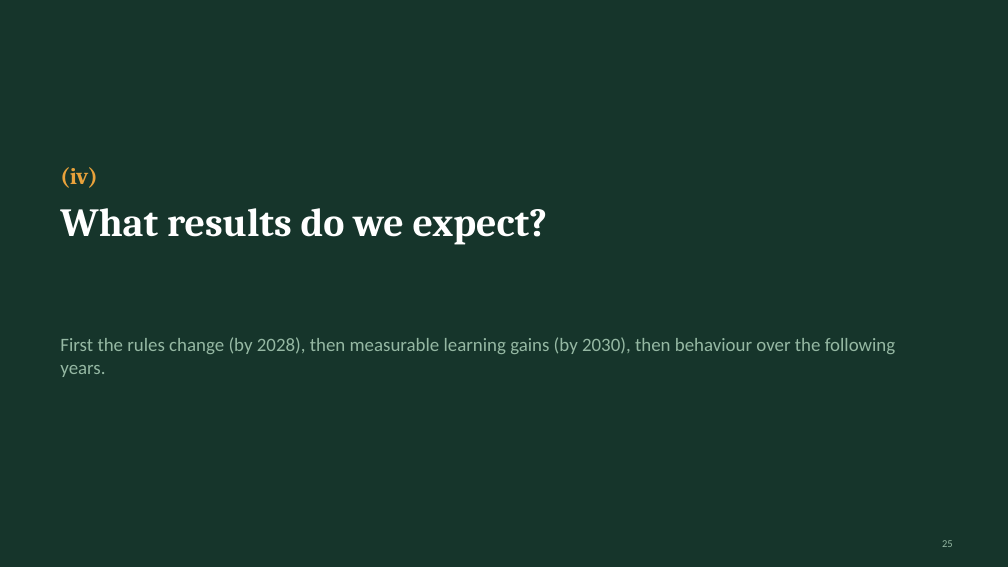
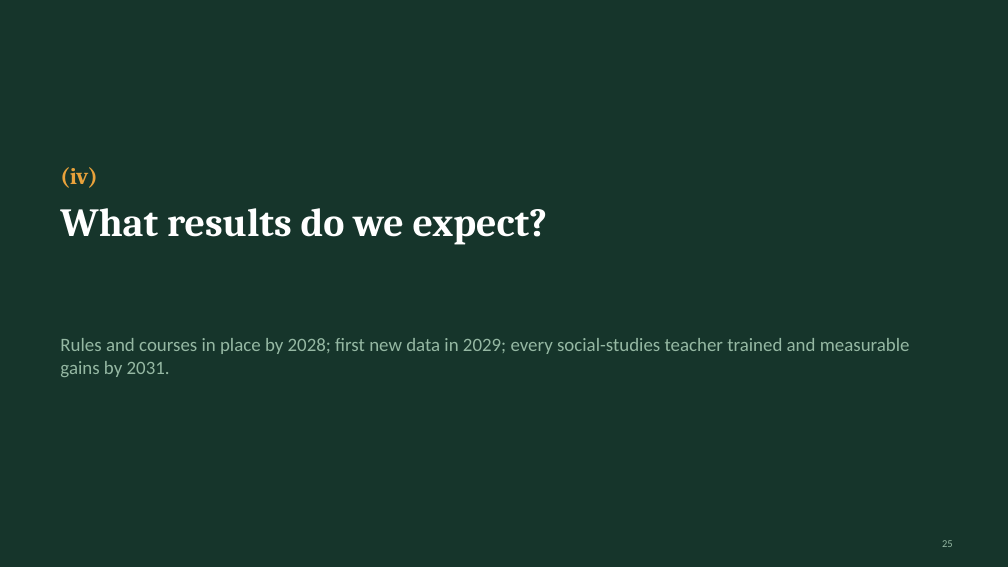
Before and after one commit to ArtisLV890/Elective-Impact-Making-for-the-Competitiveness-and-Data-Driven-Decisions-2026-2027, a slide deck: slide 25 of financial-literacy/presentation/Financial literacy in Latvia - presentation.pptx. Drawn at 1008x567 pixels with LibreOffice and Linux fonts; fonts in the diff are those of the drawing. Boxes give left, top, right and bottom in pixels: in the first picture for what was removed or moved away, otherwise in the second. Text is boxed around its words. In the diff, an @@ line names an element or a change of style, - is before the commit and + after.

```diff
--- a/financial-literacy/presentation/Financial literacy in Latvia - presentation.pptx
+++ b/financial-literacy/presentation/Financial literacy in Latvia - presentation.pptx
@@ text at <box>60,338,910,377</box>: text changed @@
-First the rules change (by 2028), then measurable learning gains (by 2030), then behaviour over the following years.
+Rules and courses in place by 2028; first new data in 2029; every social-studies teacher trained and measurable gains by 2031.
```
Also in this commit, not shown: 2 slides added, 2 slides removed, 5 other files.
